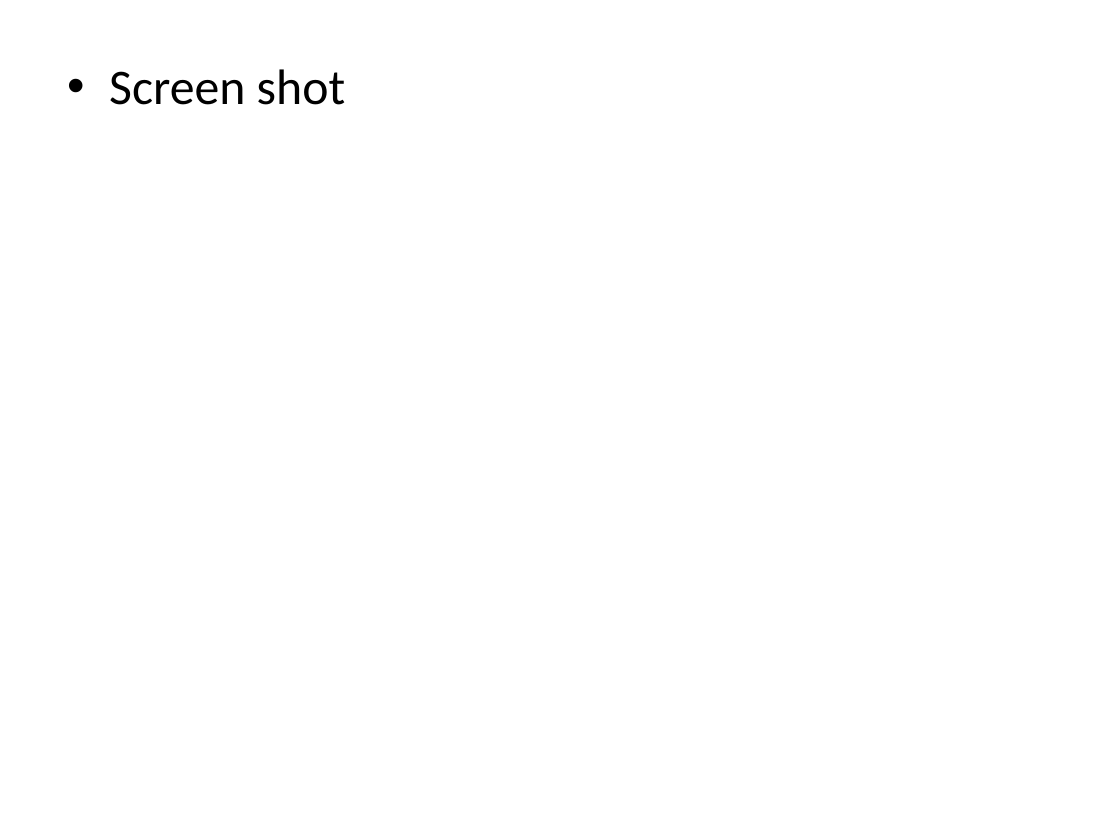
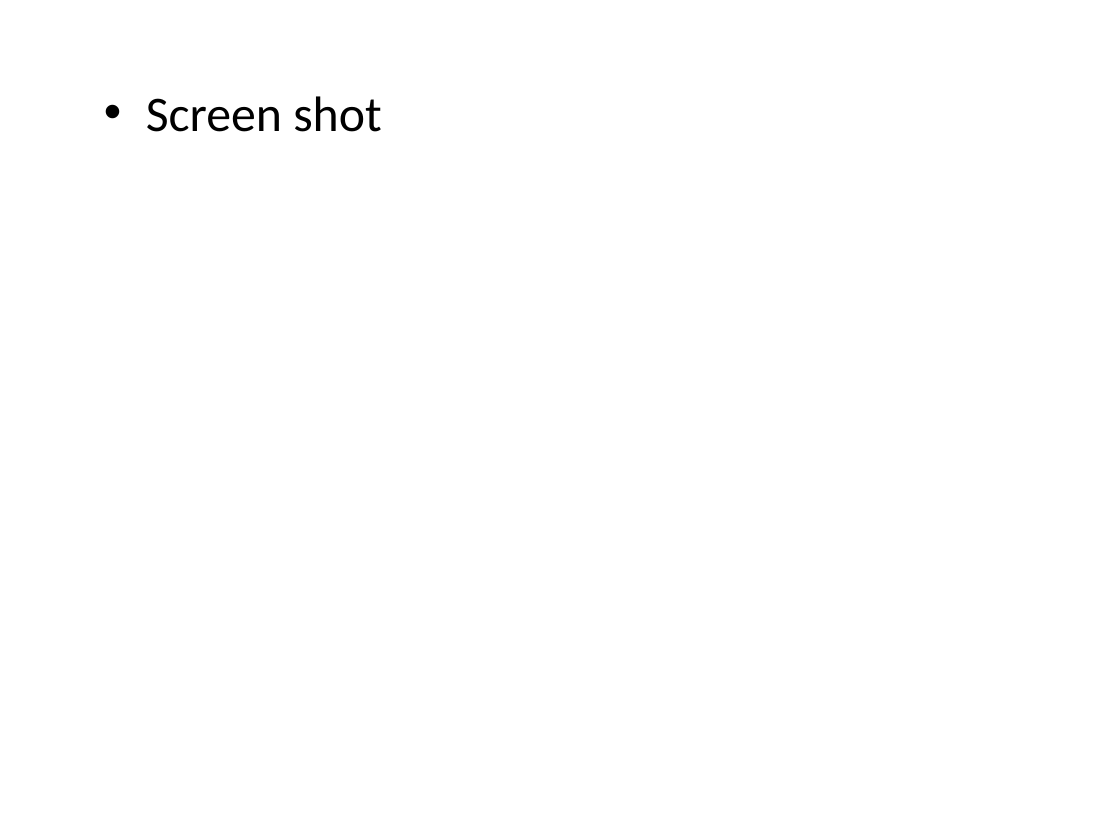
Before and after one commit to IPD8-guofeng/dotnet-group-project, a slide deck: slide 9 of Stock trade and analyst system.pptx. Drawn at 1120x840 pixels with LibreOffice and Linux fonts; fonts in the diff are those of the drawing. Boxes give left, top, right and bottom in pixels: in the first picture for what was removed or moved away, otherwise in the second. Text is boxed around its words. In the diff, an @@ line names an element or a change of style, - is before the commit and + after.

```diff
--- a/Stock trade and analyst system.pptx
+++ b/Stock trade and analyst system.pptx
@@ text "Screen shot": place and size @@
-text "Screen shot" at (109, 69, 345, 105)
+text "Screen shot" at (146, 96, 381, 132)
```
Also in this commit, not shown: 10 other slides changed, 10 other files.
